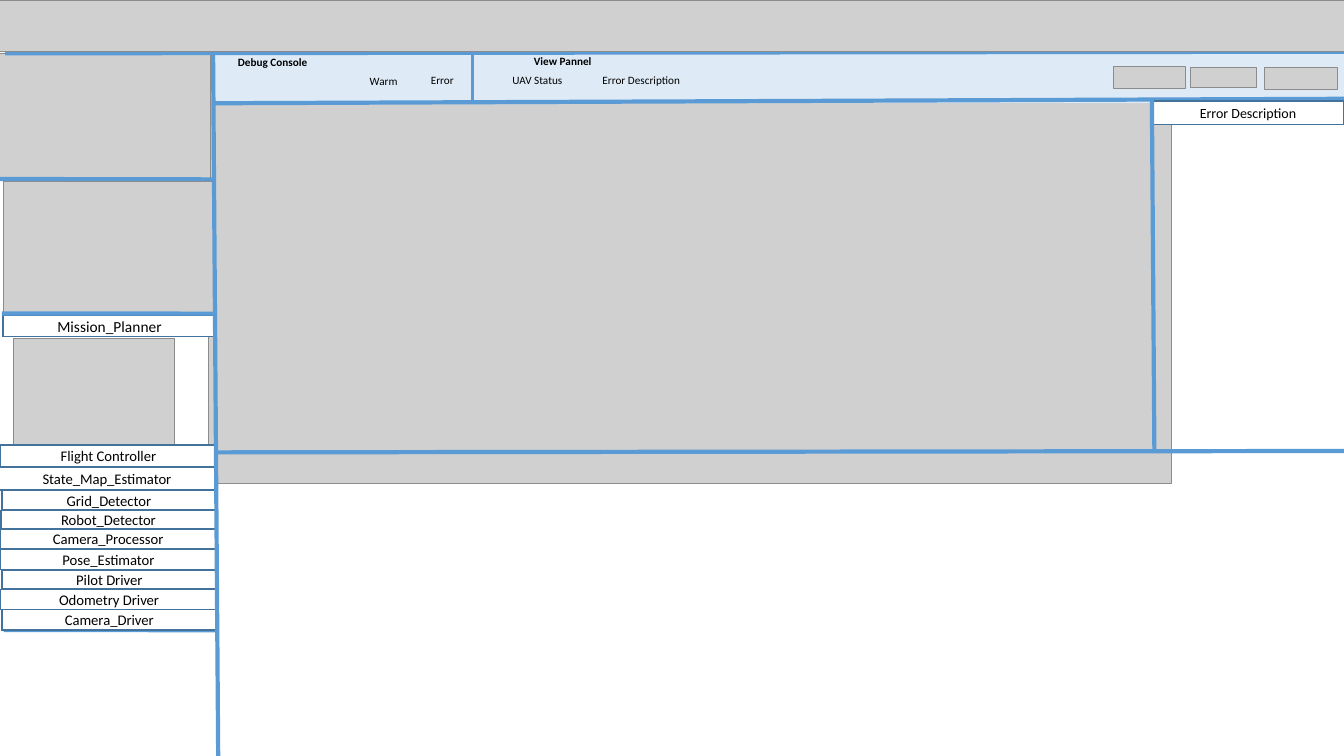
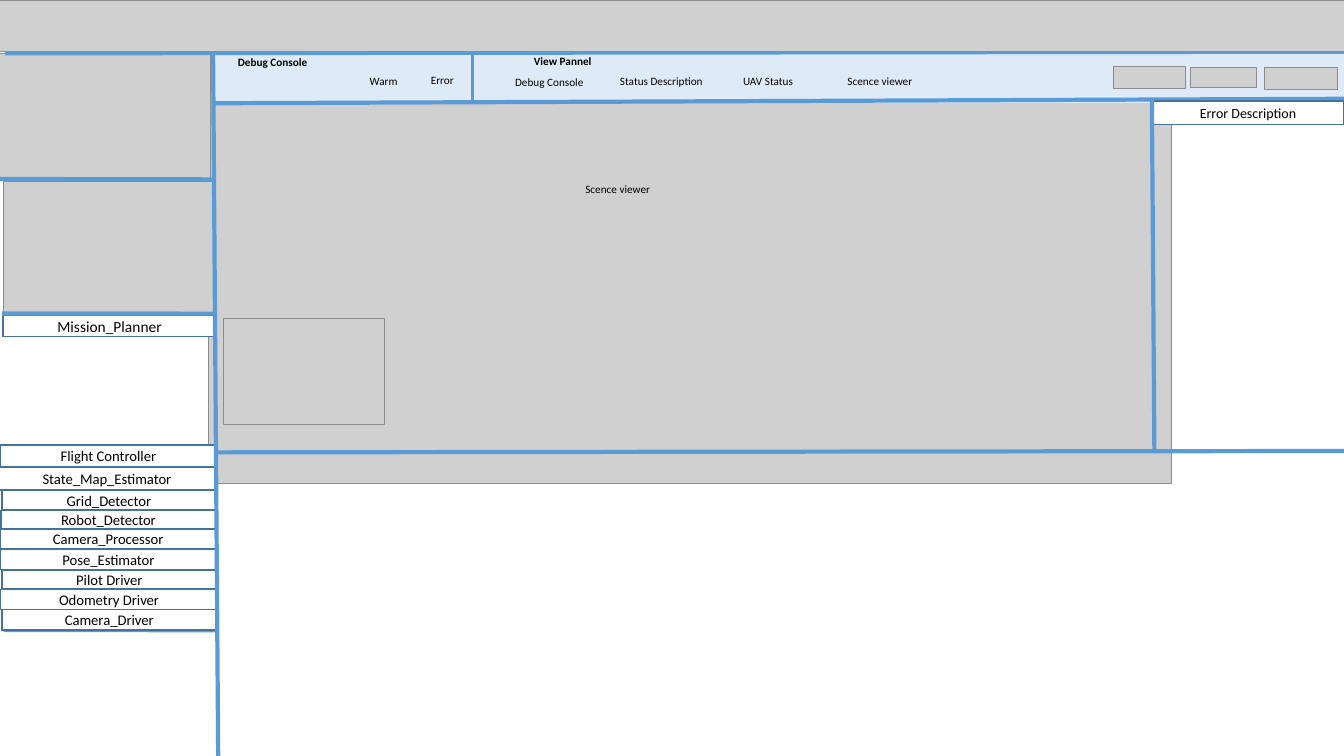
Before and after one commit to yolanda93/Monitoring-Robotic-Tool, a slide deck: slide 4 of Documentation/MonitoringToolPrototypePerformanceV15.pptx. Drawn at 1344x756 pixels with LibreOffice and Linux fonts; fonts in the diff are those of the drawing; grey boxes stand for pictures; background and template pictures are left out. Boxes give left, top, right and bottom in pixels: in the first picture for what was removed or moved away, otherwise in the second. Text is boxed around its words. In the diff, an @@ line names an element or a change of style, - is before the commit and + after.

```diff
--- a/Documentation/MonitoringToolPrototypePerformanceV15.pptx
+++ b/Documentation/MonitoringToolPrototypePerformanceV15.pptx
@@ text added at (515, 78, 583, 88), 8 pt, text #000000 @@
+Debug Console
@@ text at (620, 77, 703, 87): text changed @@
-Error Description
+Status Description
@@ text "UAV Status": place and size @@
-text "UAV Status" at (512, 76, 562, 84)
+text "UAV Status" at (743, 77, 793, 85)
@@ text added at (847, 77, 913, 85), 8 pt, text #000000 @@
+Scence viewer
@@ text added at (585, 185, 651, 193), 8 pt, text #000000 @@
+Scence viewer
@@ picture: place and size @@
-picture at (14, 339, 174, 445)
+picture at (224, 319, 384, 424)
```
Also in this commit, not shown: 3 other files.
